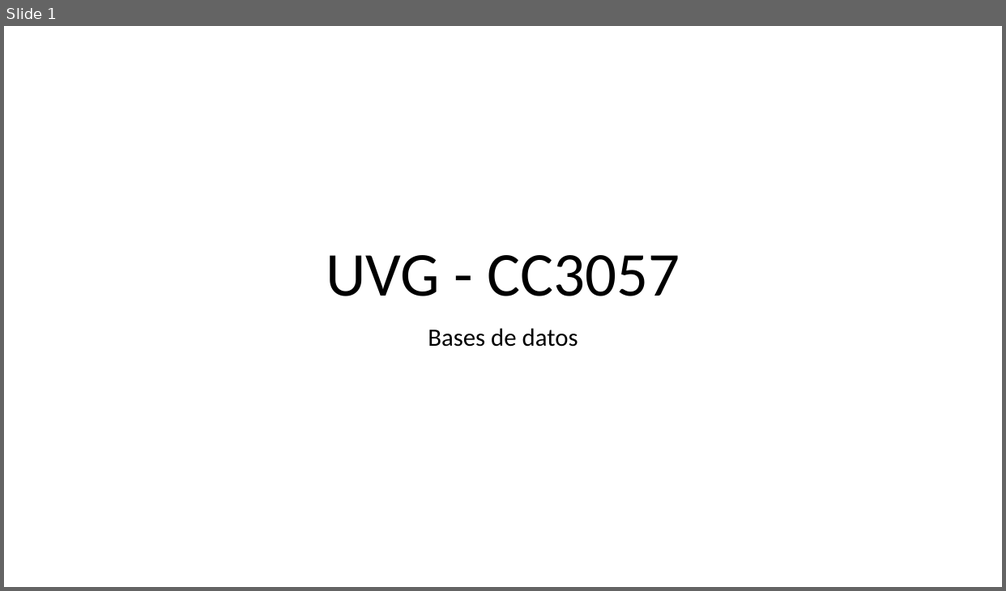
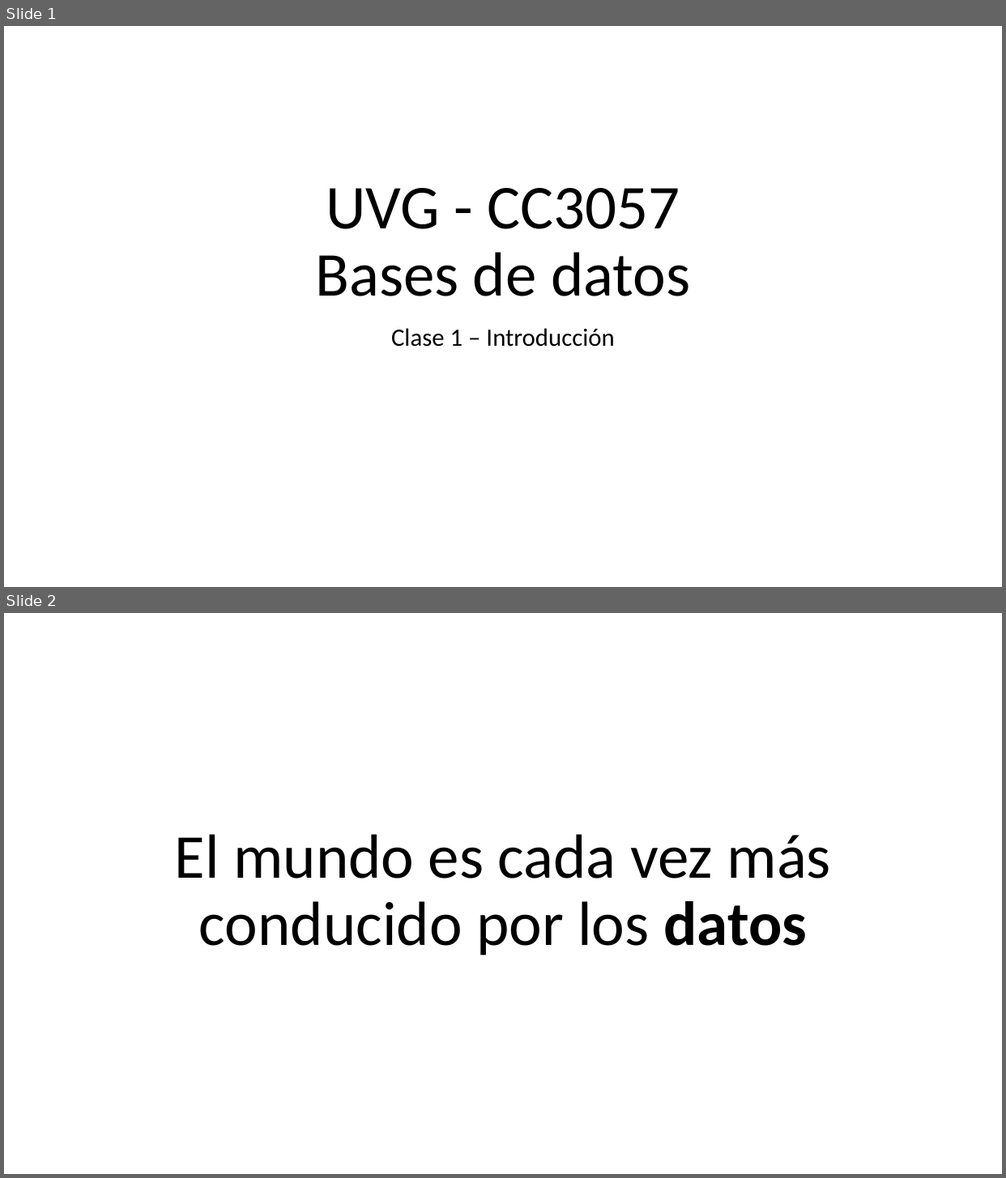
Before and after one commit to hectorh30/cc3057-2017, a slide deck: clases/clase1-introduccion/clase1.pptx. Shown one above the other, each under a label of ours: slide 1 before the commit, slides 1 and 2 after it. The pictures are 1006x591 and 1006x1178 pixels, drawn with LibreOffice and Linux fonts; fonts in the diff are those of the drawing. Boxes give left, top, right and bottom in pixels: in the first picture for what was removed or moved away, otherwise in the second. Text is boxed around its words. In the diff, an @@ line names an element or a change of style, - is before the commit and + after.

```diff
--- a/clases/clase1-introduccion/clase1.pptx
+++ b/clases/clase1-introduccion/clase1.pptx
@@ slide 2 added at bbox=[4, 613, 1002, 1174], background #FFFFFF @@
@@ title added at bbox=[175, 834, 831, 956], 60 pt, text #000000 @@
+El mundo es cada vez más conducido por los datos
@@ slide 1 changed as well @@
@@ title at bbox=[315, 188, 690, 297]: text changed @@
-UVG - CC3057
+UVG - CC3057
+Bases de datos
@@ subtitle at bbox=[391, 328, 614, 347]: text changed @@
-Bases de datos
+Clase 1 – Introducción
```
Also in this commit, not shown: 22 other slides added.
